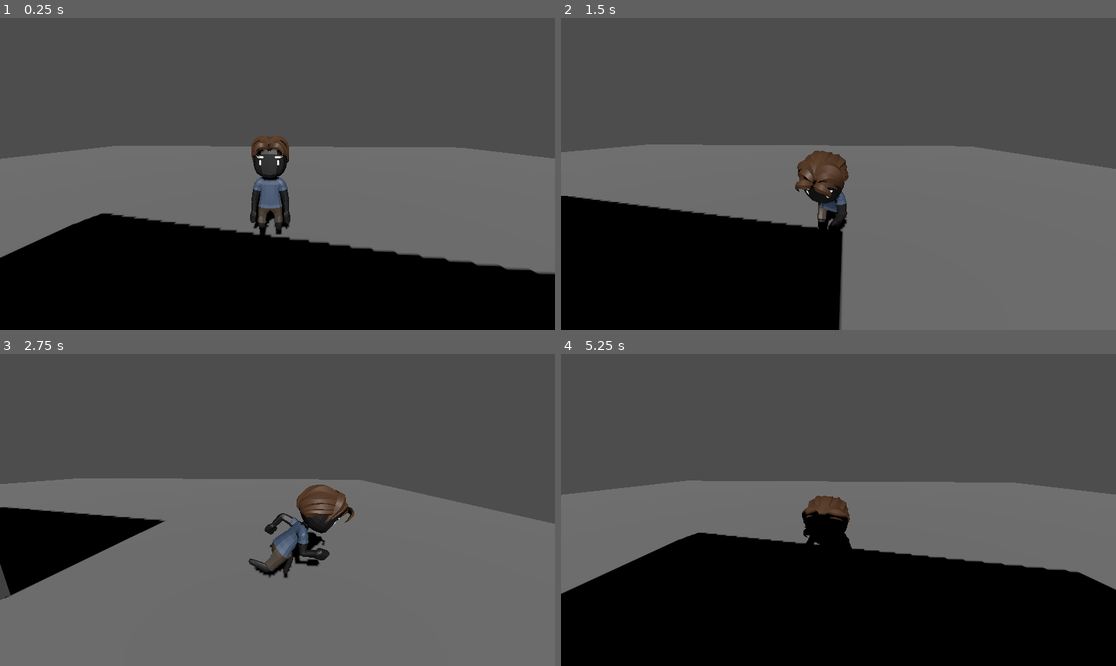
Above: before the commit, frames 1-4 (two rows, left to right).
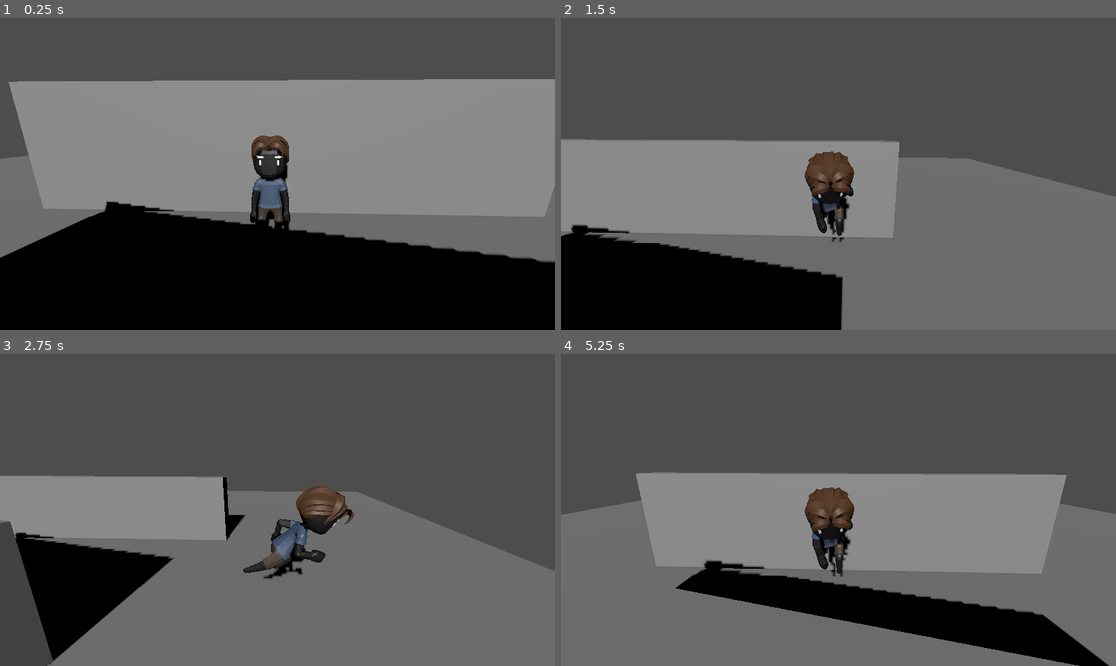
Above: after the commit, the same moments.

Repository: gregglrnt/catacombes
Game: Godot game, scene res://main.tscn
The game is run twice, just before and just after one commit, with the same random seed, the same clock (stepped at 60 frames per second) and the same inputs.
Inputs:
- Up to frame 1 (0.25 s): no input
- Up to frame 2 (1.5 s): hold Right (move_right) 0.53-1.28 s; hold Space (jump) 0.53-1.28 s; hold Down (move_back) from 1.28 s (still down); tap Space (jump) at 1.35 s
- Up to frame 3 (2.75 s): tap Space (jump) at 1.52, 1.82 s; release Down (move_back) at 2.03 s; hold Right (move_right) from 2.03 s (still down); hold Space (jump) from 2.03 s (still down)
- Up to frame 4 (5.25 s): release Right (move_right) at 2.78 s; release Space (jump) at 2.78 s; hold Up (move_forward) 2.78-3.53 s; tap Space (jump) at 2.85, 3.02, 3.32, 4.35, 4.52, 4.82 s; hold Space (jump) 3.53-4.28 s; hold Left (move_left) 3.53-5.03 s; hold Down (move_back) from 5.03 s (still down); hold Space (jump) from 5.03 s (still down)

The runs differ from the first frame. In frame 1, 42% of the frame differs, in the area x 1-100%, y 19-83%; in frame 2, 23%; in frame 3, 21%; in frame 4, 46%, in the area x 0-100%, y 37-100%.
Error after the commit: Invalid access to property or key 'progress' on a base object of type 'Nil'. (res://scripts/EnemyFollow.gd:19)

Commit message:
Organize folders and add new enemy

Diff:
--- a/Enemy.gd
+++ /dev/null
@@ -1,9 +0,0 @@
-extends CharacterBody3D
-
-@export var isWalking : bool = false
-
-func _physics_process(_delta):
-	if(isWalking) :
-		$Pivot/CultMember/AnimationPlayer.play("Walk")
-	else :
-		$Pivot/CultMember/AnimationPlayer.play("Idle");
--- a/EnemyFollow.gd
+++ /dev/null
@@ -1,18 +0,0 @@
-extends Path3D
-
-# Called when the node enters the scene tree for the first time.
-func _ready():
-	pass # Replace with function body.
-
-
-# Called every frame. 'delta' is the elapsed time since the previous frame.
-func _process(delta):
-	pass
-
-func _physics_process(delta):
-	const move_speed := 0.1
-	if($Enemy1PathFollow.progress_ratio <= 1):
-		$Enemy1PathFollow.progress += move_speed + delta
-		$Enemy1PathFollow/Enemy1/Enemy.isWalking = true;
-	else:
-		$Enemy1PathFollow/Enemy1/Enemy.isWalking = false
--- a/Player.gd
+++ b/Player.gd
@@ -1,12 +1,20 @@
 extends CharacterBody3D
 
+class_name Player
+
 @export var speed = 10
-
 @export var fall_acceleration = 75
+@export var jump_impulse = 20
+@export var dead = false
 
 var target_velocity = Vector3.ZERO
+@onready var animation = $Pivot/Casual_Male/AnimationPlayer
 
 func _physics_process(delta):
+	if dead:
+		animation.play("Defeat")
+		return
+
 	var direction = Vector3.ZERO
 	if Input.is_action_pressed("move_right"):
 		direction.x += 1
@@ -16,17 +24,22 @@
 		direction.z += 1
 	if Input.is_action_pressed("move_forward"):
 		direction.z -= 1
+	if is_on_floor() and Input.is_action_pressed("jump"):
+		target_velocity.y = jump_impulse
+		animation.play("Jump")
 
 	if direction != Vector3.ZERO:
 		direction = direction.normalized()
 		$Pivot.look_at(position - direction, Vector3.UP)
-		$Pivot/Casual_Male/AnimationPlayer.play("Run")
-	else:
-		$Pivot/Casual_Male/AnimationPlayer.play("Idle")
+		animation.play("Run")
+
+	if velocity == Vector3.ZERO :
+		animation.play("Idle")
 
 	# Ground Velocity
 	target_velocity.x = direction.x * speed
 	target_velocity.z = direction.z * speed
+
 
 	# Vertical Velocity
 	if not is_on_floor(): # If in the air, fall towards the floor. Literally gravity
--- a/enemy.tscn
+++ b/enemy.tscn
@@ -1,14 +1,36 @@
-[gd_scene load_steps=3 format=3 uid="uid://w5klhucye2np"]
+[gd_scene load_steps=6 format=3 uid="uid://w5klhucye2np"]
 
-[ext_resource type="Script" path="res://Enemy.gd" id="1_56ubt"]
-[ext_resource type="PackedScene" uid="uid://dymqbospl8sye" path="res://Ninja_Male.gltf" id="1_gacji"]
+[ext_resource type="Script" path="res://scripts/Enemy.gd" id="1_56ubt"]
+[ext_resource type="PackedScene" uid="uid://dymqbospl8sye" path="res://assets/Ninja_Male.gltf" id="1_gacji"]
+[ext_resource type="Script" path="res://scripts/EnemyFOV.gd" id="3_732kj"]
+[ext_resource type="PackedScene" uid="uid://d0yyuc8m2nllo" path="res://assets/target.gltf" id="4_iaw2i"]
+
+[sub_resource type="BoxShape3D" id="BoxShape3D_nd6wn"]
+size = Vector3(1, 3, 1)
 
 [node name="EnemyScene" type="Node3D"]
 
 [node name="Enemy" type="CharacterBody3D" parent="."]
+unique_name_in_owner = true
 script = ExtResource("1_56ubt")
 
 [node name="Pivot" type="Node3D" parent="Enemy"]
 
 [node name="CultMember" parent="Enemy/Pivot" instance=ExtResource("1_gacji")]
 transform = Transform3D(1, 0, 0, 0, 1, 0, 0, 0, 1, 0, -0.442354, 0)
+
+[node name="CollisionShape3D" type="CollisionShape3D" parent="Enemy"]
+transform = Transform3D(1, 0, 0, 0, 1, 0, 0, 0, 1, 0, 1.31148, 0.45747)
+shape = SubResource("BoxShape3D_nd6wn")
+
+[node name="RayCast3D" type="RayCast3D" parent="Enemy"]
+transform = Transform3D(1, 0, 0, 0, 1, 0, 0, 0, 1, -0.192399, 1.85485, 0)
+target_position = Vector3(0, -1, 100)
+script = ExtResource("3_732kj")
+
+[node name="Node3D" type="Node3D" parent="Enemy"]
+transform = Transform3D(1, 0, 0, 0, 1, 0, 0, 0, 1, 0, 3.12924, 0)
+
+[node name="Target" parent="Enemy" instance=ExtResource("4_iaw2i")]
+transform = Transform3D(1, 0, 0, 0, 1, 0, 0, 0, 1, 0, 4.07, 0)
+visible = false
--- a/icon.svg
+++ /dev/null
@@ -1 +0,0 @@
-<svg height="128" width="128" xmlns="http://www.w3.org/2000/svg"><rect x="2" y="2" width="124" height="124" rx="14" fill="#363d52" stroke="#212532" stroke-width="4"/><g transform="scale(.101) translate(122 122)"><g fill="#fff"><path d="M105 673v33q407 354 814 0v-33z"/><path fill="#478cbf" d="m105 673 152 14q12 1 15 14l4 67 132 10 8-61q2-11 15-15h162q13 4 15 15l8 61 132-10 4-67q3-13 15-14l152-14V427q30-39 56-81-35-59-83-108-43 20-82 47-40-37-88-64 7-51 8-102-59-28-123-42-26 43-46 89-49-7-98 0-20-46-46-89-64 14-123 42 1 51 8 102-48 27-88 64-39-27-82-47-48 49-83 108 26 42 56 81zm0 33v39c0 276 813 276 813 0v-39l-134 12-5 69q-2 10-14 13l-162 11q-12 0-16-11l-10-65H447l-10 65q-4 11-16 11l-162-11q-12-3-14-13l-5-69z"/><path d="M483 600c3 34 55 34 58 0v-86c-3-34-55-34-58 0z"/><circle cx="725" cy="526" r="90"/><circle cx="299" cy="526" r="90"/></g><g fill="#414042"><circle cx="307" cy="532" r="60"/><circle cx="717" cy="532" r="60"/></g></g></svg>
--- a/main.tscn
+++ b/main.tscn
@@ -1,8 +1,8 @@
-[gd_scene load_steps=10 format=3 uid="uid://jyu5bg1e5lxq"]
+[gd_scene load_steps=14 format=3 uid="uid://jyu5bg1e5lxq"]
 
-[ext_resource type="PackedScene" uid="uid://7dg2akdkq7tb" path="res://player.tscn" id="1_wuw61"]
+[ext_resource type="PackedScene" uid="uid://3inn2imk6ytt" path="res://player.tscn" id="1_wuw61"]
 [ext_resource type="PackedScene" uid="uid://w5klhucye2np" path="res://enemy.tscn" id="2_no0s2"]
-[ext_resource type="Script" path="res://EnemyFollow.gd" id="2_pvkgk"]
+[ext_resource type="Script" path="res://scripts/EnemyFollow.gd" id="2_pvkgk"]
 
 [sub_resource type="BoxShape3D" id="BoxShape3D_uvrmj"]
 size = Vector3(60, 1, 60)
@@ -18,12 +18,27 @@
 [sub_resource type="BoxMesh" id="BoxMesh_4gt3t"]
 size = Vector3(15, 10, 1)
 
+[sub_resource type="Skin" id="Skin_g7mnm"]
+
 [sub_resource type="Curve3D" id="Curve3D_p0m6d"]
 _data = {
 "points": PackedVector3Array(0, 0, 0, 0, 0, 0, -1.96087, 0, 13.3776, -1, 0, 1, 1, 0, -1, 6.73882, 0, 17.9668, -3, 0, -1 …(349 unchanged characters)…
 "tilts": PackedFloat32Array(0, 0, 0, 0, 0, 0, 0, 0, 0, 0, 0)
 }
 point_count = 11
+
+[sub_resource type="BoxShape3D" id="BoxShape3D_0kgcg"]
+size = Vector3(20, 5, 1)
+
+[sub_resource type="BoxMesh" id="BoxMesh_g4d2x"]
+size = Vector3(20, 5, 1)
+
+[sub_resource type="Curve3D" id="Curve3D_1glxs"]
+_data = {
+"points": PackedVector3Array(0, 0, 0, 0, 0, 0, -12.4524, 0, -10.0074, 0, 0, 0, 0, 0, 0, 6.92264, 0, -8.36403, -3.71932, 0, -1.90291, 3.71932, 0, 1.90291, 24.3948, 0, -9.92095, 3.45984, 0, -1.81641, -3.45984, 0, 1.81641, 23.2704, 0, 2.70745, 0, 0, 0, 0, 0, 0, 9.43103, 0, 4.78336, 0, 0, 0, 0, 0, 0, -11.2415, 0, 0.545056, 1.90291, 0, -1.81641, -1.90291, 0, 1.81641, -19.8911, 0, 3.39942, 3.11386, 0, 1.12445, -3.11386, 0, -1.12445, -24.2159, 0, 7.63772, -2.85436, 0, 2.94086, 2.85436, 0, -2.94086, -26.8973, 0, -9.74796, 0, 0, 0, 0, 0, 0, -12.4524, 0, -10.0074),
+"tilts": PackedFloat32Array(0, 0, 0, 0, 0, 0, 0, 0, 0, 0)
+}
+point_count = 10
 
 [node name="Main" type="Node3D"]
 
@@ -46,6 +61,7 @@
 
 [node name="MeshInstance3D" type="MeshInstance3D" parent="Ground/StaticBody3D"]
 mesh = SubResource("BoxMesh_4gt3t")
+skin = SubResource("Skin_g7mnm")
 
 [node name="DirectionalLight3D" type="DirectionalLight3D" parent="."]
 transform = Transform3D(1, 0, 0, 0, 0.856528, 0.5161, 0, -0.5161, 0.856528, 0, 18.8286, 0)
@@ -61,7 +77,25 @@
 script = ExtResource("2_pvkgk")
 
 [node name="Enemy1PathFollow" type="PathFollow3D" parent="Enemy1Path"]
-transform = Transform3D(-0.46657, 0, -0.88448, 0, 1, 0, 0.88448, 0, -0.46657, -1.96087, 0, 13.3776)
+transform = Transform3D(-0.466574, 0, -0.884478, 0, 1, 0, 0.884478, 0, -0.466574, -1.96087, 0, 13.3776)
 
 [node name="Enemy1" parent="Enemy1Path/Enemy1PathFollow" instance=ExtResource("2_no0s2")]
 transform = Transform3D(-0.978086, 0, 0.208202, 0, 1, 0, -0.208202, 0, -0.978086, -0.0257835, 0, -0.80397)
+
+[node name="StaticBody3D" type="StaticBody3D" parent="."]
+transform = Transform3D(1, 0, 0, 0, 1, 0, 0, 0, 1, 0, 1.93535, -1.8282)
+
+[node name="CollisionShape3D" type="CollisionShape3D" parent="StaticBody3D"]
+shape = SubResource("BoxShape3D_0kgcg")
+
+[node name="MeshInstance3D" type="MeshInstance3D" parent="StaticBody3D"]
+mesh = SubResource("BoxMesh_g4d2x")
+
+[node name="Enemy2Path" type="Path3D" parent="."]
+transform = Transform3D(1, 0, 0, 0, 1, 0, 0, 0, 1, 0, 0, -15.5266)
+curve = SubResource("Curve3D_1glxs")
+
+[node name="Enemy2PathFollow" type="PathFollow3D" parent="Enemy2Path"]
+
+[node name="Enemy2" parent="Enemy2Path/Enemy2PathFollow" instance=ExtResource("2_no0s2")]
+script = ExtResource("2_pvkgk")
--- a/player.tscn
+++ b/player.tscn
@@ -1,7 +1,7 @@
-[gd_scene load_steps=4 format=3 uid="uid://7dg2akdkq7tb"]
+[gd_scene load_steps=4 format=3 uid="uid://3inn2imk6ytt"]
 
 [ext_resource type="Script" path="res://Player.gd" id="1_dg2ty"]
-[ext_resource type="PackedScene" uid="uid://drg66phrnq4jy" path="res://Casual_Male.gltf" id="2_s5tta"]
+[ext_resource type="PackedScene" uid="uid://drg66phrnq4jy" path="res://assets/Casual_Male.gltf" id="2_s5tta"]
 
 [sub_resource type="SphereShape3D" id="SphereShape3D_x2of2"]
 radius = 1.5
@@ -19,33 +19,26 @@
 [node name="Skeleton3D" parent="Player/Pivot/Casual_Male/CharacterArmature" index="0"]
 bones/1/position = Vector3(0.265425, 0.0246629, -0.0450554)
 bones/1/rotation = Quaternion(5.19753e-06, 0.702952, 0.711237, 5.33237e-06)
-bones/2/position = Vector3(-0.00298551, 0.969529, 0.0923729)
-bones/2/rotation = Quaternion(-0.000517528, 0.003643, 2.44276e-05, 0.999993)
-bones/4/rotation = Quaternion(0.0746338, 4.36662e-07, 4.61655e-08, 0.997211)
-bones/5/rotation = Quaternion(0.0827185, -8.29322e-07, 1.8509e-08, 0.996573)
-bones/6/rotation = Quaternion(-0.0319923, 2.40947e-05, 0.000139212, 0.999488)
-bones/7/rotation = Quaternion(-0.115399, 0.000149488, 5.67306e-06, 0.993319)
-bones/8/position = Vector3(0.126103, 0.141339, 0.0134577)
-bones/9/rotation = Quaternion(-0.502721, -0.401091, -0.606157, 0.467944)
-bones/10/rotation = Quaternion(-0.193718, -0.074229, -0.29745, 0.931926)
-bones/12/position = Vector3(-0.124826, 0.141339, 0.0134578)
-bones/13/rotation = Quaternion(-0.53614, 0.417335, 0.600951, 0.421003)
-bones/14/rotation = Quaternion(-0.196769, -0.036595, 0.056219, 0.978153)
-bones/15/rotation = Quaternion(0.0125379, -0.0181952, 0.00654308, 0.999735)
-bones/16/position = Vector3(0.253029, -0.0167021, -0.0559237)
-bones/16/rotation = Quaternion(0.991675, 0.0121765, 0.00577464, 0.128062)
-bones/16/scale = Vector3(0.999998, 0.999997, 0.99995)
-bones/17/rotation = Quaternion(0.307924, 0.00332023, 0.00925235, 0.95136)
-bones/17/scale = Vector3(1, 1.00001, 1.00001)
-bones/18/position = Vector3(-0.254712, -0.0167021, -0.0559241)
-bones/18/rotation = Quaternion(0.992038, -0.00717392, 0.00195197, 0.125719)
-bones/18/scale = Vector3(0.999998, 0.999997, 0.999951)
-bones/19/rotation = Quaternion(0.307379, -0.00331488, -0.00925426, 0.951537)
-bones/19/scale = Vector3(1, 1.00001, 1.00001)
-bones/20/position = Vector3(0.261994, 0.109748, 1.85164)
+bones/2/position = Vector3(0.00215305, 0.930689, 0.0193107)
+bones/2/rotation = Quaternion(-3.55269e-15, 1.19209e-07, -8.47034e-22, 1)
+bones/4/rotation = Quaternion(0.0908929, 4.36223e-07, 5.61949e-08, 0.995861)
+bones/5/rotation = Quaternion(-0.00683997, -8.32313e-07, -1.52941e-09, 0.999977)
+bones/6/rotation = Quaternion(-0.0333817, 6.77638e-07, -2.32208e-09, 0.999443)
+bones/7/rotation = Quaternion(-3.72529e-09, -0.000275475, 1.55781e-11, 1)
+bones/9/rotation = Quaternion(-0.284249, -0.22663, -0.772367, 0.520856)
+bones/10/rotation = Quaternion(-0.0216919, 0.136674, -0.18417, 0.973104)
+bones/11/rotation = Quaternion(0.0125384, 0.0181956, -0.00654262, 0.999734)
+bones/13/rotation = Quaternion(-0.284249, 0.22663, 0.772367, 0.520856)
+bones/14/rotation = Quaternion(-0.0215653, -0.138777, 0.18375, 0.972889)
+bones/15/rotation = Quaternion(0.0125383, -0.0181947, 0.00654355, 0.999734)
+bones/16/rotation = Quaternion(0.973424, 0.00967997, -0.000171134, 0.228804)
+bones/17/rotation = Quaternion(0.417808, 0.00438662, 0.00879702, 0.908482)
+bones/17/scale = Vector3(1, 1.00002, 1.00001)
+bones/18/rotation = Quaternion(0.973424, -0.0096801, 0.000171858, 0.228804)
+bones/19/rotation = Quaternion(0.417808, -0.00438658, -0.00879703, 0.908482)
+bones/19/scale = Vector3(1, 1.00002, 1.00001)
 bones/21/position = Vector3(-0.262802, 0.0246629, -0.0450557)
 bones/21/rotation = Quaternion(-5.64915e-06, 0.702952, 0.711237, -4.99718e-06)
-bones/22/position = Vector3(-0.259374, 0.109748, 1.85164)
 
 [node name="CollisionShape3D" type="CollisionShape3D" parent="Player"]
 transform = Transform3D(1, 0, 0, 0, 1, 0, 0, 0, 1, -0.749381, 1.27287, -0.410356)
--- a/project.godot
+++ b/project.godot
@@ -13,7 +13,6 @@
 config/name="catacombes"
 run/main_scene="res://main.tscn"
 config/features=PackedStringArray("4.1", "Forward Plus")
-config/icon="res://icon.svg"
 
 [filesystem]
 
--- /dev/null
+++ b/scripts/Enemy.gd
@@ -0,0 +1,12 @@
+extends CharacterBody3D
+
+@export var isWalking : bool = false
+@export var has_seen_player: bool = false
+
+func _physics_process(_delta):
+	if(isWalking) :
+		$Pivot/CultMember/AnimationPlayer.play("Walk")
+	else :
+		$Pivot/CultMember/AnimationPlayer.play("Idle");
+	if(has_seen_player):
+		$Target.visible = true
--- /dev/null
+++ b/scripts/EnemyFOV.gd
@@ -0,0 +1,18 @@
+extends RayCast3D
+
+
+# Called when the node enters the scene tree for the first time.
+func _ready():
+	pass # Replace with function body.
+
+
+# Called every frame. 'delta' is the elapsed time since the previous frame.
+func _process(delta):
+	pass
+
+func _physics_process(_delta):
+	if is_colliding():
+		var target = get_collider()
+		if (target is Player) :
+			%Enemy.has_seen_player = true
+			target.dead = true
--- /dev/null
+++ b/scripts/EnemyFollow.gd
@@ -0,0 +1,22 @@
+extends Path3D
+
+#TODO: make this script generic
+
+@export var pathFollow: PathFollow3D
+
+# Called when the node enters the scene tree for the first time.
+func _ready():
+	pass # Replace with function body.
+
+
+# Called every frame. 'delta' is the elapsed time since the previous frame.
+func _process(delta):
+	pass
+
+func _physics_process(delta):
+	const move_speed := 0.1
+	if($Enemy1PathFollow.progress_ratio <= 1):
+		pathFollow.progress += move_speed + delta
+		$Enemy1PathFollow/Enemy1/Enemy.isWalking = true;
+	else:
+		$Enemy1PathFollow/Enemy1/Enemy.isWalking = false
Not shown, removed: Casual_Male.gltf.import
Not shown, removed: Floor_Dirt.gltf
Not shown, removed: Floor_Dirt.gltf.import
Not shown, removed: Floor_Prototype.gltf
Not shown, removed: Floor_Prototype.gltf.import
Not shown, removed: Ninja_Male.gltf.import
Binary file added: assets/Barrel_A.bin
Binary file added: assets/Barrel_B.bin
Binary file added: assets/Barrel_C.bin
Binary file added: assets/Box_A.bin
Binary file added: assets/Box_B.bin
Binary file added: assets/Box_C.bin
(and 123 more such lines)
